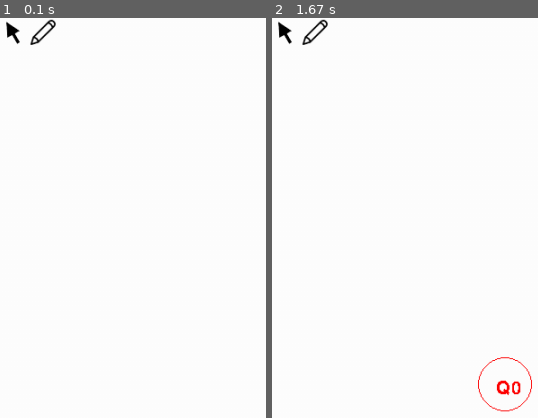
Above: before the commit, frames 1-2 (left to right).
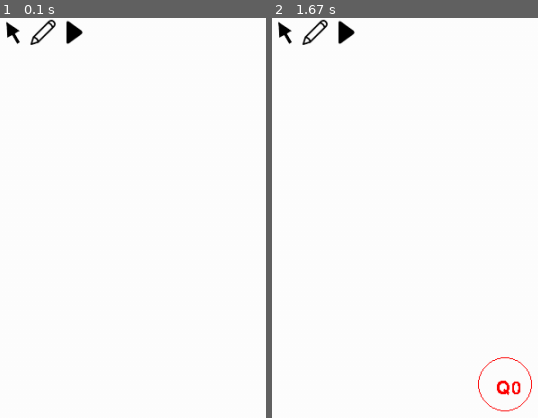
Above: after the commit, the same moments.

Repository: BloodSunSet/PDFA
Game: pygame game, started from PyGameModulePractise.py
Two runs of this game, one before a commit and one after it. Both use one fixed random seed, a clock stepped at 60 frames per second and the inputs below.
Inputs (mouse positions are in pixels of both pictures, inside the frame that each line leads up to):
- Up to frame 1 (0.1 s): no input
- Up to frame 2 (1.67 s): press the mouse at (506, 386) at 0.37 s; move the mouse to (outside the picture) at 0.47 s; release the mouse at (outside the picture) at 0.6 s; press the mouse at (506, 386) at 0.7 s; move the mouse to (outside the picture) at 0.8 s; release the mouse at (outside the picture) at 0.93 s

The runs differ from the first frame. In frame 1, 0.2% of the frame differs, in the area x 24-32%, y 0-7%; in frame 2, 0.2%.

Commit message:
新的运行按钮动画出现问题 拖动已完成 待完成： 按键响应：     缩放 右键菜单 生成转换表(按钮已生成，待写响应函数)

Diff:
--- a/PyGameModulePractise.py
+++ b/PyGameModulePractise.py
@@ -14,17 +14,24 @@
 
     screen = pygame.display.set_mode(size)
     screen.fill(white)
-    mouse_rect = mouse_button(screen)  # left, top, width, height, mouse_button->surface
-    pen_rect = pen_button(screen)  # left, top, width, height, pen_button->surface
+    button_rects = menu_bar(screen)  # mouse, pen
+    mouse_rect = button_rects[0]  # left, top, width, height, mouse_button->surface
+    pen_rect = button_rects[1]  # left, top, width, height, pen_button->surface
+    run_rect = button_rects[2]  # left, top, width, height, run_button->surface
     mouse_surface = mouse_rect[4]
     pen_surface = pen_rect[4]
-    button_surfaces = mouse_surface, pen_surface
+    run_surface = run_rect[4]
+    button_surfaces = mouse_surface, pen_surface, run_surface
 
     circle_number = 0
     circle_radius = 30
+    circle_for_move_i = 0
     arrow_start = ()
     arrow_end = ()
     arrow_tail = ''
+    arrow_head = ''
+    arrow_tail_i = 0
+    arrow_head_i = 0
     arrow_text = 'a'
     mouse_movement_for_circle = True
     mouse_movement_for_line = False
@@ -33,9 +40,14 @@
     change2mouse = False
     change2pen = False
     button_status = change2mouse, change2pen
+
+    has_circle_motion = False
+    new_mouse_position = ()
+
     return_mark = False
     pixel = 2
     temp_button_surface = ''
+    temp_button_position = 0
 
     font = pygame.font.Font(r'fonts\freesansbold.ttf', 20)
 
@@ -46,8 +58,10 @@
             for i in range(button_status.__len__()):
                 if button_status[i] is True:
                     temp_button_surface = button_surfaces[i]
+                    temp_button_position = i * 32
             button_rect = temp_button_surface.get_rect()
             button_rect.inflate_ip((-pixel, -pixel))
+            button_rect.move_ip(temp_button_position, 0)
             screen.blit(temp_button_surface, button_rect)
             if return_mark is False:
                 pixel += 1
@@ -74,20 +88,27 @@
                             if pen_rect[0] <= pos[0] <= (pen_rect[0] + pen_rect[2]):
                                 change2pen = True
                                 change2mouse = False
-                                # TODO:补全画笔动画
+                                # TODO:完善画笔动画
                             continue
 
                         if change2mouse is True:
+                            for i, circle in enumerate(circle_list):
+                                distance = get_distance(pos, circle)
+                                if distance < 900:
+                                    circle_for_move_i = i
+                                    has_circle_motion = True
+                                    break
                             continue
 
-                        for circle in circle_list:
+                        for i, circle in enumerate(circle_list):
                             distance = get_distance(pos, circle)
                             if distance < 3600:
-                                arrow_start = circle[1]
-                                arrow_tail = circle[0]
                                 mouse_movement_for_circle = False
-                                mouse_movement_for_line = True
-                                # TODO:解决除数为零错误
+                                if distance < 900:
+                                    arrow_start = circle[1]
+                                    arrow_tail = circle[0]
+                                    arrow_tail_i = i
+                                    mouse_movement_for_line = True
                                 break
                         if mouse_movement_for_circle is True:
                             pygame.draw.circle(screen, red, pos, circle_radius, 1)
@@ -99,24 +120,54 @@
                     if event.__dict__['button'] == 3:
                         # TODO:右键菜单
                         break
-                if event.type == pygame.MOUSEBUTTONUP and mouse_movement_for_line is True:
-                    pos = event.__dict__['pos']
-                    for circle in circle_list:
-                        distance = get_distance(pos, circle)
-                        if distance < circle_radius * circle_radius:
-                            arrow_end = circle[1]
-                            arrow_head = circle[0]
-                            k = get_k(arrow_start, arrow_end)
-                            if k != 0:
-                                draw_arrow(screen, red, arrow_start, arrow_end, k)
-                                line_list.append((arrow_text, arrow_tail, arrow_head))
-                                arrow_start = ()
-                                arrow_end = ()
-                            break
-                    mouse_movement_for_line = False
+                if event.type == pygame.MOUSEBUTTONUP:
+                    if mouse_movement_for_line is True:
+                        pos = event.__dict__['pos']
+                        for i, circle in enumerate(circle_list):
+                            distance = get_distance(pos, circle)
+                            if distance < circle_radius * circle_radius:
+                                arrow_end = circle[1]
+                                arrow_head = circle[0]
+                                arrow_head_i = i
+                                k = get_k(arrow_start, arrow_end)
+                                if k != 0:
+                                    draw_arrow(screen, red, arrow_start, arrow_end, k)
+                                    line_list.append((arrow_text, arrow_tail, arrow_head, arrow_tail_i, arrow_head_i))
+                                    arrow_start = ()
+                                    arrow_end = ()
+                                break
+                        mouse_movement_for_line = False
+                    if has_circle_motion is True:
+                        has_circle_motion = False
+                if event.type == pygame.MOUSEMOTION:
+                    if has_circle_motion is True:
+                        new_mouse_position = pygame.mouse.get_pos()
+                        circle_list[circle_for_move_i] = (circle_list[circle_for_move_i][0], new_mouse_position)
+                        screen.fill(white)
+                        menu_bar(screen)
+                        for circle in circle_list:
+                            pygame.draw.circle(screen, red, circle[1], circle_radius, 1)
+                            text = font.render(circle[0], 0, red)
+                            screen.blit(text, (circle[1][0] - 10, circle[1][1] - 5))
+                        for line in line_list:
+                            draw_arrow(screen, red, circle_list[line[3]][1], circle_list[line[4]][1],
+                                       get_k(circle_list[line[3]][1], circle_list[line[4]][1]))
         mouse_movement_for_circle = True
 
         pygame.display.flip()
+
+
+def menu_bar(surface):
+    """
+    创建含有多个按钮的菜单栏
+    :param surface: 菜单栏所在平面
+    :return: 每个按钮的rect
+    """
+
+    mouse_rect = mouse_button(surface)
+    pen_rect = pen_button(surface)
+    run_rect = run_button(surface)
+    return mouse_rect, pen_rect, run_rect
 
 
 def mouse_button(surface):
@@ -147,6 +198,21 @@
     surface.blit(pen_button, pen_button_rect)
 
     return pen_button_rect.left, pen_button_rect.top, pen_button_rect.width, pen_button_rect.height, pen_button
+
+
+def run_button(surface):
+    """
+    创建一个运行自动机的按钮
+    :param surface: 按钮所在平面
+    :return: 按钮的左， 上， 宽， 高
+    """
+
+    run_button = pygame.image.load('images/运行.png')
+    run_button_rect = run_button.get_rect()
+    run_button_rect.move_ip(66, 0)
+    surface.blit(run_button, run_button_rect)
+
+    return run_button_rect.left, run_button_rect.top, run_button_rect.width, run_button_rect.height, run_button
 
 
 def get_distance(pos, circle):
Binary file added: images/运行.png
